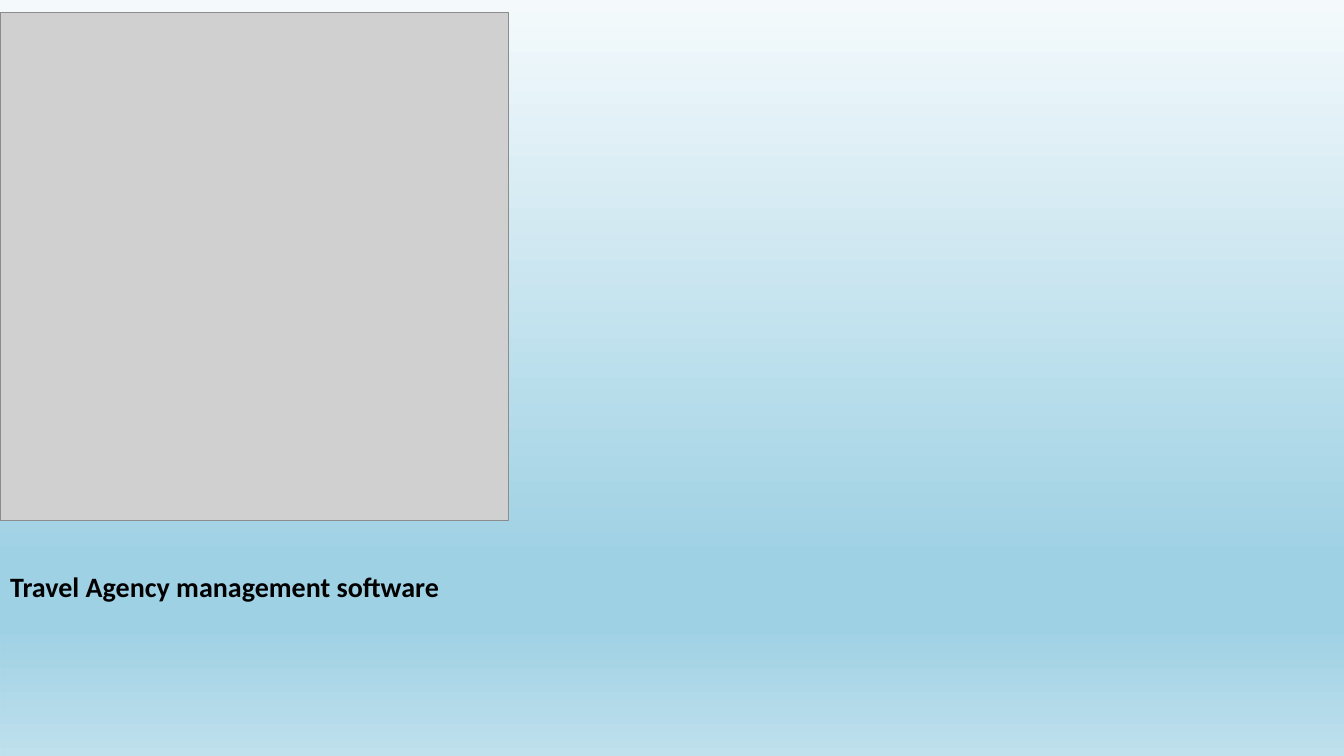
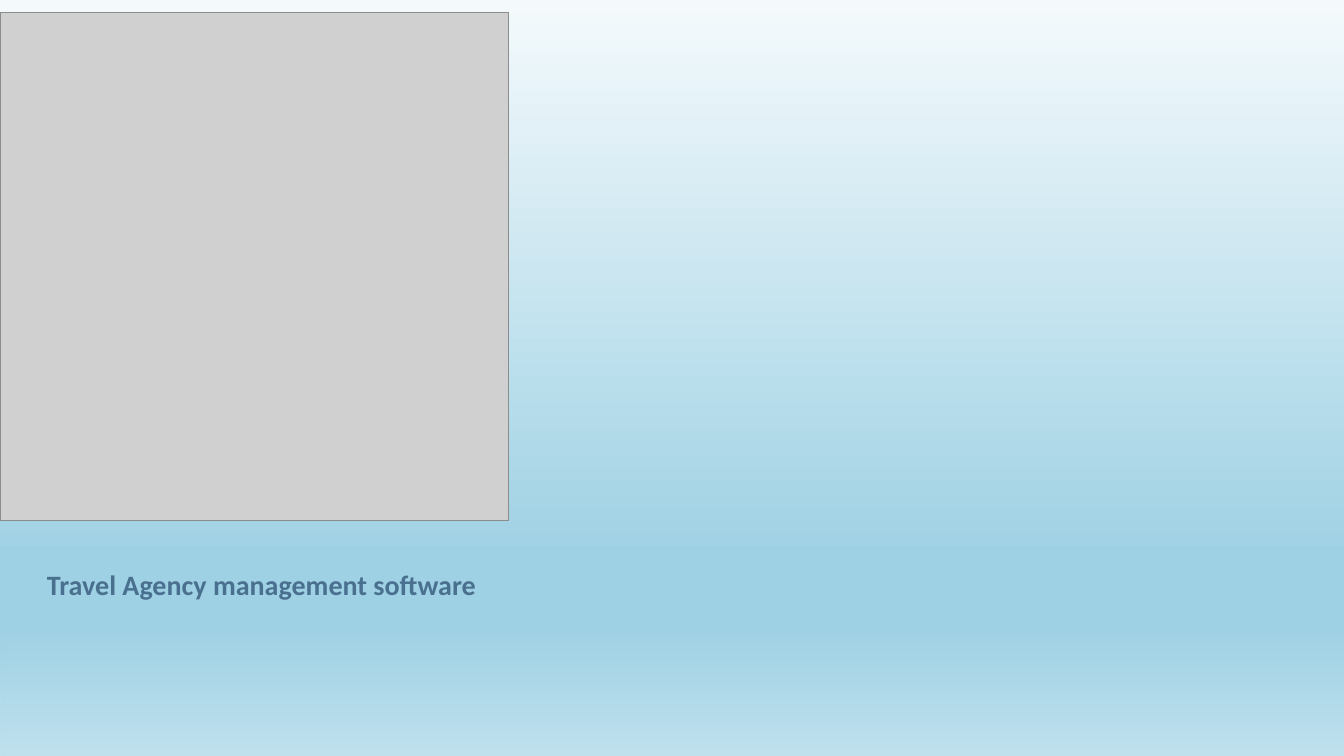
Before and after one commit to Adaneadgo/Pack4u, a slide deck: slide 1 of Pack4U.pptx. Drawn at 1344x756 pixels with LibreOffice and Linux fonts; fonts in the diff are those of the drawing; grey boxes stand for pictures; background and template pictures are left out. Boxes give left, top, right and bottom in pixels: in the first picture for what was removed or moved away, otherwise in the second. Text is boxed around its words. In the diff, an @@ line names an element or a change of style, - is before the commit and + after.

```diff
--- a/Pack4U.pptx
+++ b/Pack4U.pptx
@@ subtitle "Travel Agency management software": place and size @@
-subtitle "Travel Agency management software" at box(10, 577, 439, 602)
+subtitle "Travel Agency management software" at box(47, 575, 475, 600)
@@ subtitle "Travel Agency management software" at box(47, 575, 475, 600): text colour #000000 to #4A7090; line spacing 0.9 to 0.8 @@
```
Also in this commit, not shown: 12 other slides changed, 2 slides added, 3 slides removed.
